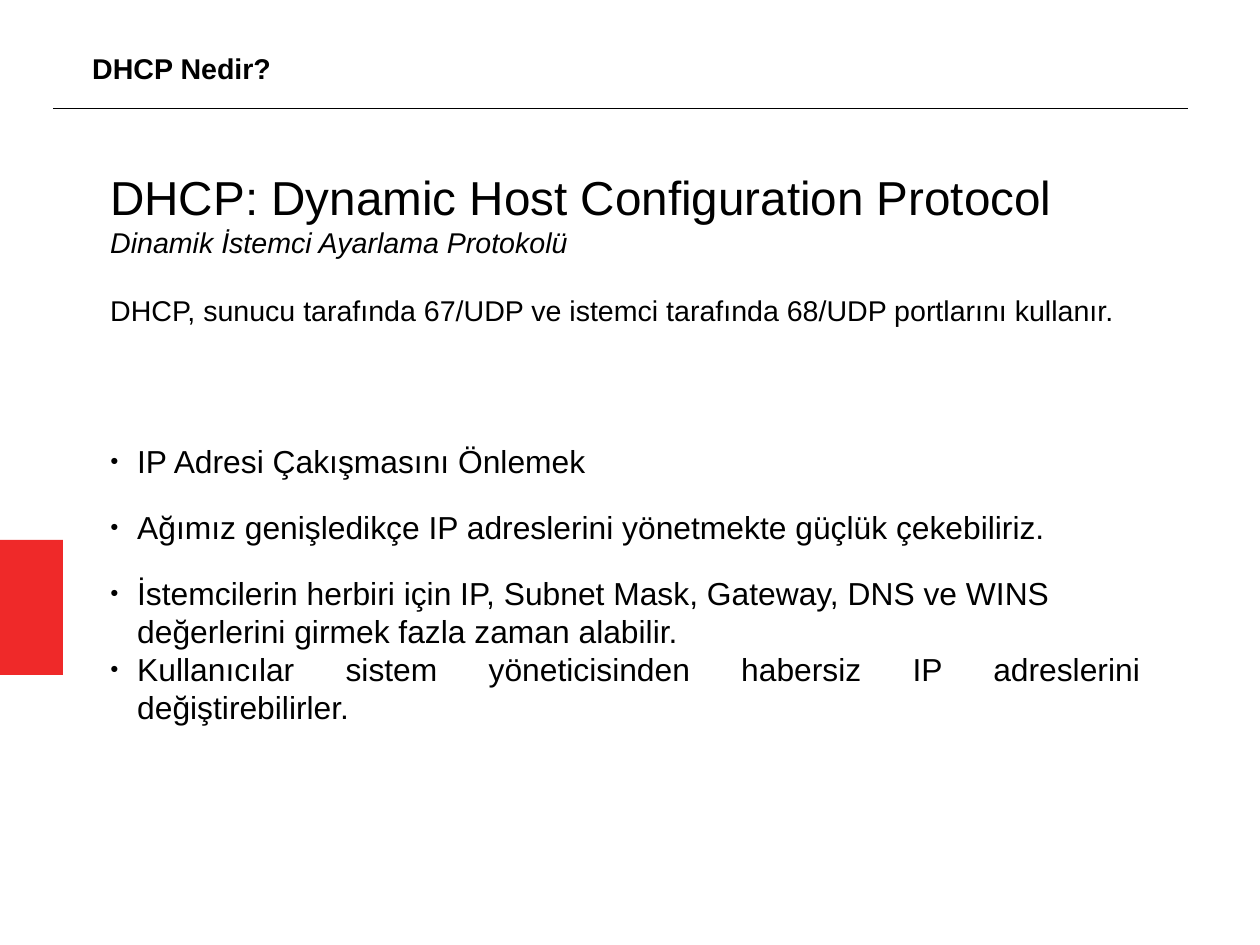
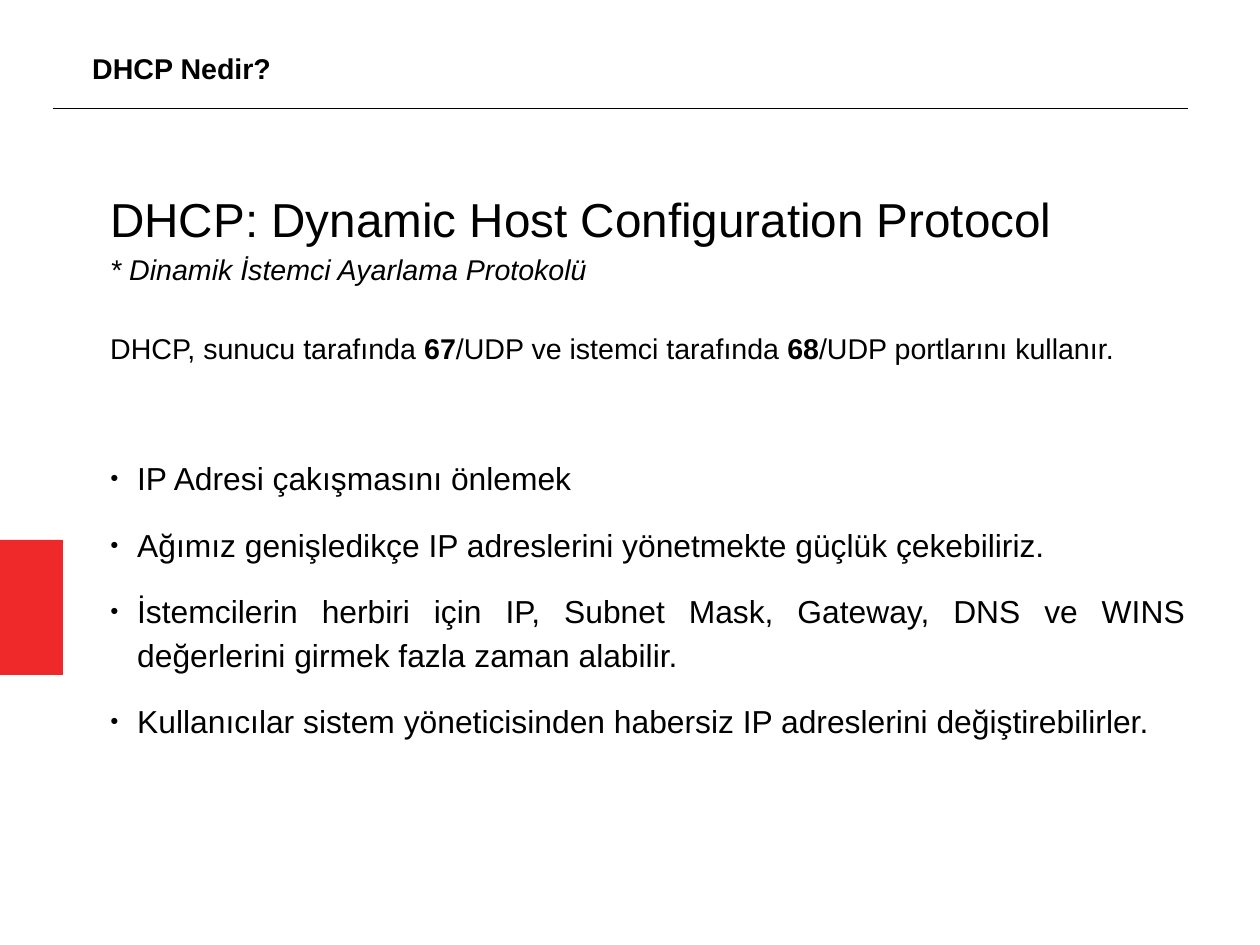
Before and after one commit to aciklab/oyyk18-sysadm, a slide deck: slide 2 of sunumlar/dhcp.odp. Drawn at 1260x945 pixels with LibreOffice and Linux fonts; fonts in the diff are those of the drawing. Boxes give left, top, right and bottom in pixels: in the first picture for what was removed or moved away, otherwise in the second. Text is boxed around its words. In the diff, an @@ line names an element or a change of style, - is before the commit and + after.

```diff
--- a/sunumlar/dhcp.odp
+++ b/sunumlar/dhcp.odp
@@ text "DHCP: Dynamic Host Configuration Protocol": place and size @@
-text "DHCP: Dynamic Host Configuration Protocol" at box(110, 180, 1140, 687)
+text "DHCP: Dynamic Host Configuration Protocol" at box(110, 202, 1185, 739)
@@ text at box(110, 202, 1185, 739): bold on in "67/UDP 68/UDP"; line spacing 1 to 1.15; alignment left to justified; less space between paragraphs; more space between paragraphs @@
@@ text at box(129, 258, 587, 286): text changed @@
-Dinamik İstemci Ayarlama Protokolü
+* Dinamik İstemci Ayarlama Protokolü
@@ text at box(137, 467, 571, 496): text changed @@
-● IP Adresi Çakışmasını Önlemek
+● IP Adresi çakışmasını önlemek
```
Also in this commit, not shown: 6 other slides changed, 1 slide added, 1 slide removed.
